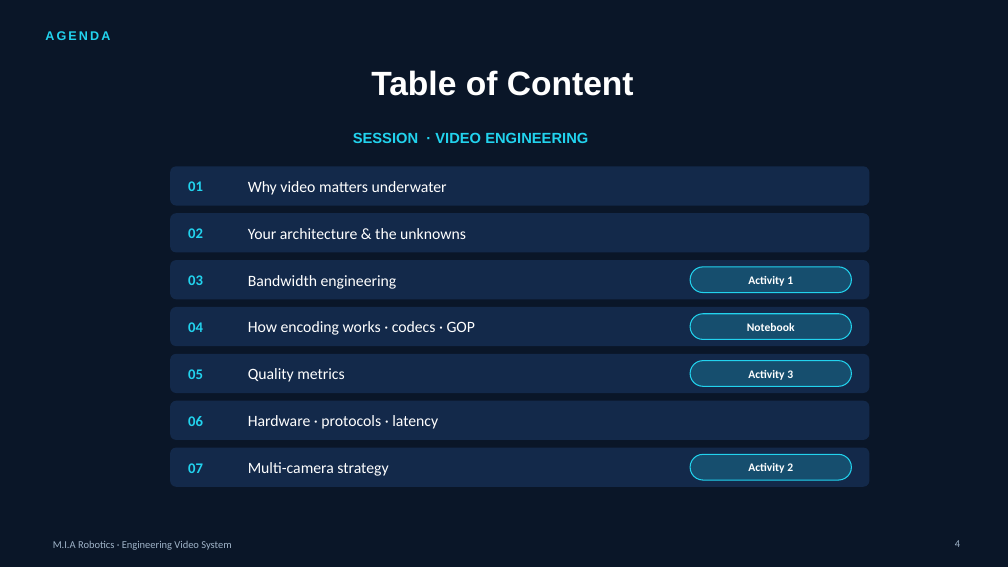
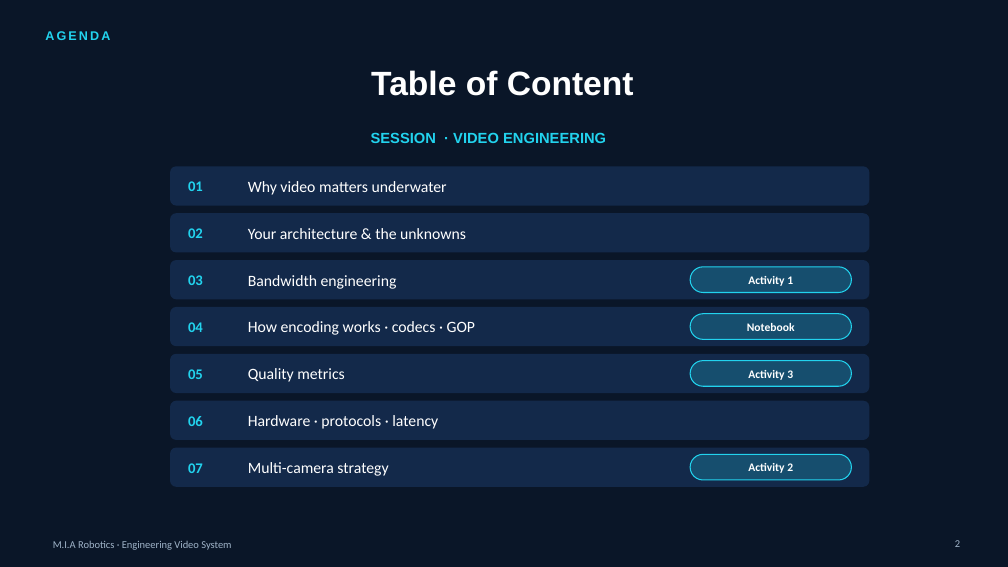
Before and after one commit to YoussefAbbas2001/video-streaming, a slide deck: slide 2 of presentation/MIA_Video_Streaming.pptx (slide 4 before the commit). Drawn at 1008x567 pixels with LibreOffice and Linux fonts; fonts in the diff are those of the drawing; background and template pictures are left out. Boxes give left, top, right and bottom in pixels: in the first picture for what was removed or moved away, otherwise in the second. Text is boxed around its words. In the diff, an @@ line names an element or a change of style, - is before the commit and + after.

```diff
--- a/presentation/MIA_Video_Streaming.pptx
+++ b/presentation/MIA_Video_Streaming.pptx
@@ text "SESSION · VIDEO ENGINEERING": place and size @@
-text "SESSION · VIDEO ENGINEERING" at <box>353,132,588,143</box>
+text "SESSION · VIDEO ENGINEERING" at <box>371,132,606,143</box>
@@ page number at <box>955,540,960,547</box>: text changed @@
-4
+2
```
Also in this commit, not shown: 2 other slides changed, 2 slides removed, 33 other files.
